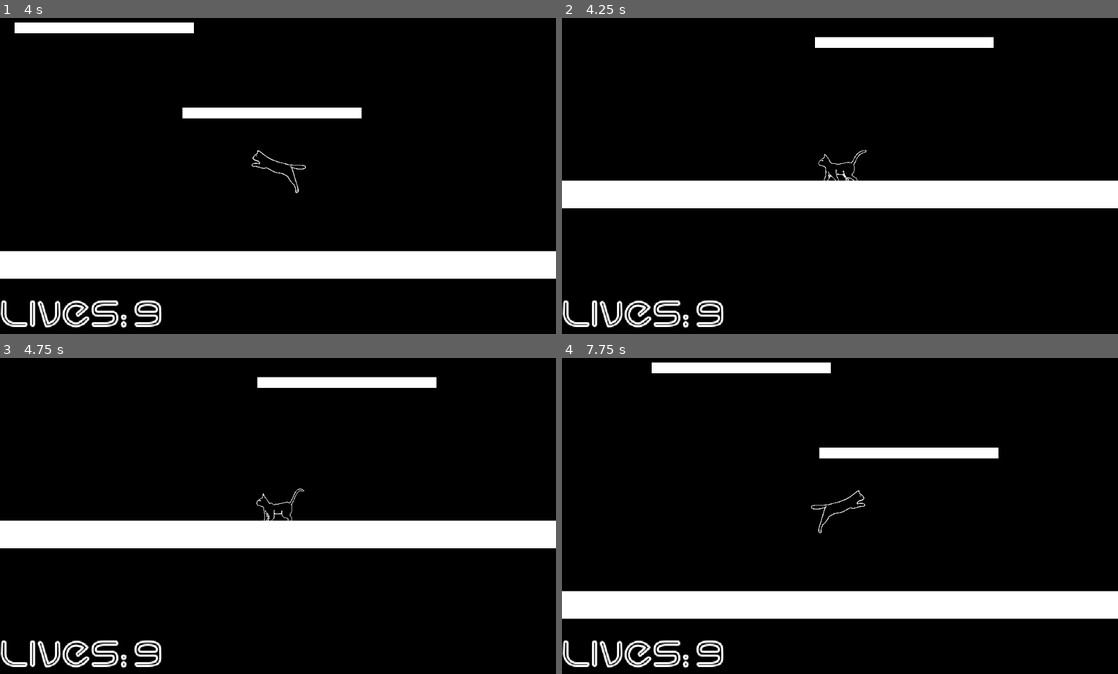
Above: before the commit, frames 1-4 (two rows, left to right).
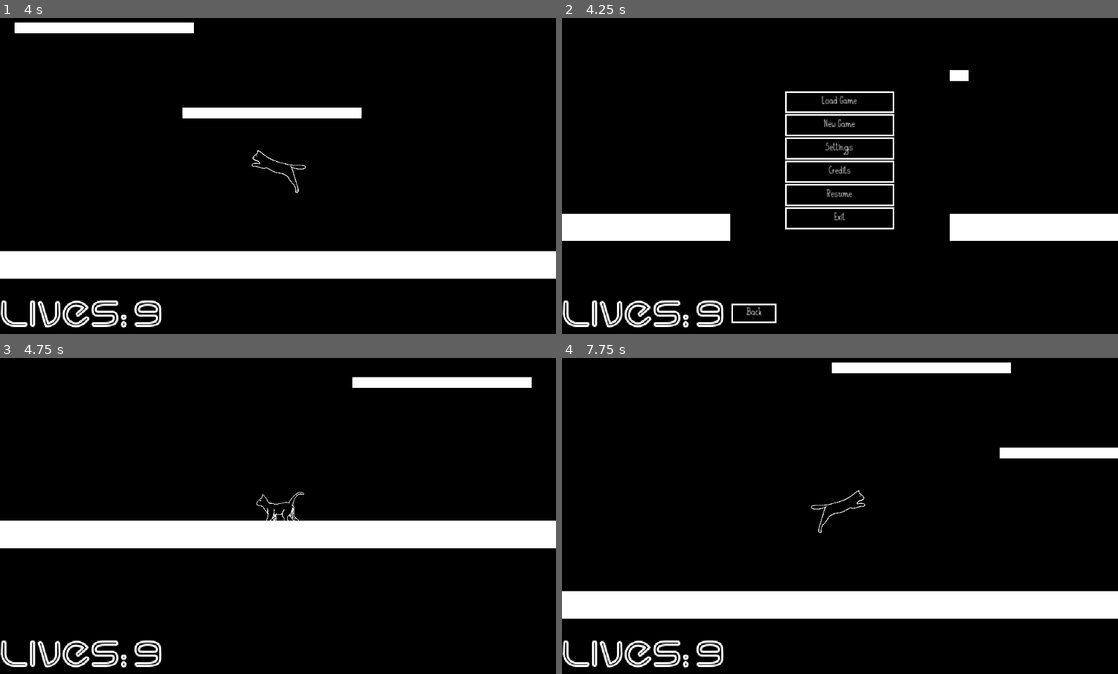
Above: after the commit, the same moments.

Repository: TeamName-FIOLTR/BWgamejam2022
Game: Godot game, scene res://scenes/levels/test dont look/you mad man/collision test level yeah.tscn
Two runs of this game, one before a commit and one after it. Both use one fixed random seed, a clock stepped at 60 frames per second and the inputs below. This scene is started directly instead of the project's main scene.
Inputs (mouse positions are in pixels of both pictures, inside the frame that each line leads up to):
- Up to frame 1 (4 s): tap Enter at 0.5 s; hold D (move_right) 0.53-1.28 s; tap Space (jump) at 0.77, 1.52, 3.02, 3.77 s; hold S (move_down) 1.28-2.03 s; hold D (move_right) 2.03-2.78 s; hold W (move_up) 2.78-3.53 s; hold A (move_left) from 3.53 s (still down)
- Up to frame 2 (4.25 s): keep holding A (move_left); tap Escape (pause, bound only after the commit) at 4.15 s
- Up to frame 3 (4.75 s): release A (move_left) at 4.25 s; click (278, 534) at 4.25 s, where only the run after the commit has a clickable "Resume"
- Up to frame 4 (7.75 s): hold A (move_left) 5.03-5.78 s; tap Space (jump) at 5.27, 6.77, 7.52 s; hold S (move_down) 5.78-6.53 s; hold D (move_right) 6.53-7.28 s; hold W (move_up) from 7.28 s (still down)

Frame 1 is identical in both runs. In frame 2, 17% of the frame differs, in the area x 0-100%, y 5-97%; in frame 3, 1.4%; in frame 4, 4.2%.

Commit message:
got the input map saving properly, and added a pause feature to the main game while its running
TODO: make the pause button NOT appear at the start of the game
and update the background of some control nodes

Diff:
--- a/assets/scripts/Player.gd
+++ b/assets/scripts/Player.gd
@@ -107,8 +107,14 @@
 func pickup(pick : Area2D)->void:
 	if pick.is_in_group("Tuna"):
 		start_position = pick.position
-
+func pause_game()->void:
+	var main_ui = load("res://scenes/UI/StartLevel.tscn").instance()
+	(main_ui as Control).modulate = get_parent().modulate
+	$CanvasLayer.add_child(main_ui)
+	get_tree().paused = true
 func _input(event):
+	if event.is_action_pressed("pause"):
+		pause_game()
 	if not dead:
 		if event is InputEventKey or InputEventJoypadMotion:
 			input_velocity = input_velocity_scale*Input.get_vector("move_left", "move_right", "move_up", "move_down")
--- a/assets/scripts/UI/KeyPressDialog.gd
+++ b/assets/scripts/UI/KeyPressDialog.gd
@@ -25,6 +25,10 @@
 func _on_KeyPressDialog_confirmed():
 	InputMap.action_erase_events(self.action)
 	InputMap.action_add_event(self.action,self.to_add)
+
+	Globals.config_data.input_map = ConfigResource.encode_input_map()
+	Globals.save_config()
+
 	$ButtonPressed.text = default_text
 	emit_signal("update_action",self.action)
 
--- /dev/null
+++ b/assets/scripts/UI/resume_btn.gd
@@ -0,0 +1,13 @@
+extends Button
+
+# Called when the node enters the scene tree for the first time.
+func _ready():
+	pass # Replace with function body.
+
+# Called every frame. 'delta' is the elapsed time since the previous frame.
+#func _process(delta):
+#	pass
+
+func _on_resume_pressed():
+	get_tree().paused = false
+	get_tree().call_group("pause_node","queue_free")
--- a/assets/scripts/resources/config_resource.gd
+++ b/assets/scripts/resources/config_resource.gd
@@ -12,7 +12,21 @@
 export var do_vsync : bool = false
 export var target_fps : int = 60
 export var audio_bus_db : Dictionary = {}
+export var input_map : Dictionary = {}
 
+
+static func encode_input_map()->Dictionary:
+	var ret_val : Dictionary
+
+	for action in InputMap.get_actions():
+		ret_val[action] = InputMap.get_action_list(action)[0]
+
+	return ret_val
+#syncs us with a given input map
+static func decode_input_map(inp_map_dict : Dictionary)->void:
+	for act in inp_map_dict:
+		InputMap.action_erase_events(act)
+		InputMap.action_add_event(act,inp_map_dict[act])
 #convinence function for getting the path of a save resource
 static func get_config_path()->String:
 	return "user://config.tres"
@@ -42,6 +56,8 @@
 			AudioServer.set_bus_mute(idx,false)
 			AudioServer.set_bus_volume_db(idx,conf.audio_bus_db[channel])
 
+	decode_input_map(conf.input_map)
+
 #convinence function that syncs to the config data and returns a reference to it
 static func get_and_sync_conf(tree : SceneTree)->ConfigResource:
 	var ret_val = get_config()
--- a/project.godot
+++ b/project.godot
@@ -236,6 +236,11 @@
 , Object(InputEventJoypadButton,"resource_local_to_scene":false,"resource_name":"","device":0,"button_index":0,"pressure":0.0,"pressed":false,"script":null)
  ]
 }
+pause={
+"deadzone": 0.5,
+"events": [ Object(InputEventKey,"resource_local_to_scene":false,"resource_name":"","device":0,"alt":false,"shift":false,"control":false,"meta":false,"command":false,"pressed":false,"scancode":0,"physical_scancode":16777217,"unicode":0,"echo":false,"script":null)
+ ]
+}
 
 [physics]
 
--- a/scenes/UI/Gameplay UI.tscn
+++ b/scenes/UI/Gameplay UI.tscn
@@ -98,9 +98,6 @@
 anchor_right = 1.0
 anchor_bottom = 1.0
 script = ExtResource( 1 )
-__meta__ = {
-"_edit_use_anchors_": false
-}
 
 [node name="Lives Lable" type="Label" parent="."]
 anchor_right = 1.0
--- a/scenes/UI/MainMenu.tscn
+++ b/scenes/UI/MainMenu.tscn
@@ -1,7 +1,8 @@
-[gd_scene load_steps=3 format=2]
+[gd_scene load_steps=4 format=2]
 
 [ext_resource path="res://assets/scripts/UI/MenuChangeButton.gd" type="Script" id=1]
 [ext_resource path="res://assets/scripts/UI/btnExit.gd" type="Script" id=2]
+[ext_resource path="res://assets/scripts/UI/resume_btn.gd" type="Script" id=3]
 
 [node name="MainMenu" type="VScrollBar" groups=["menu_root"]]
 self_modulate = Color( 0, 0, 0, 1 )
@@ -86,6 +87,7 @@
 anchor_bottom = 0.95
 size_flags_vertical = 3
 text = "Resume"
+script = ExtResource( 3 )
 
 [node name="Control5" type="Control" parent="VBoxContainer"]
 margin_top = 253.0
@@ -100,3 +102,5 @@
 size_flags_vertical = 3
 text = "Exit"
 script = ExtResource( 2 )
+
+[connection signal="pressed" from="VBoxContainer/Pause/resume" to="VBoxContainer/Pause/resume" method="_on_resume_pressed"]
--- a/scenes/UI/StartLevel.tscn
+++ b/scenes/UI/StartLevel.tscn
@@ -4,7 +4,8 @@
 [ext_resource path="res://assets/scripts/UI/GameStart.gd" type="Script" id=2]
 [ext_resource path="res://assets/UI/cattheme.tres" type="Theme" id=4]
 
-[node name="GameStart" type="Control" groups=["main_scene_back"]]
+[node name="GameStart" type="Control" groups=["main_scene_back", "pause_node"]]
+pause_mode = 2
 anchor_right = 1.0
 anchor_bottom = 1.0
 theme = ExtResource( 4 )
--- a/scenes/entities/player/Player.tscn
+++ b/scenes/entities/player/Player.tscn
@@ -418,6 +418,7 @@
 
 [node name="AnimatedSprite" parent="." instance=ExtResource( 2 )]
 material = SubResource( 6 )
+frame = 1
 
 [node name="Jump Timer" type="Timer" parent="."]
 wait_time = 0.3
